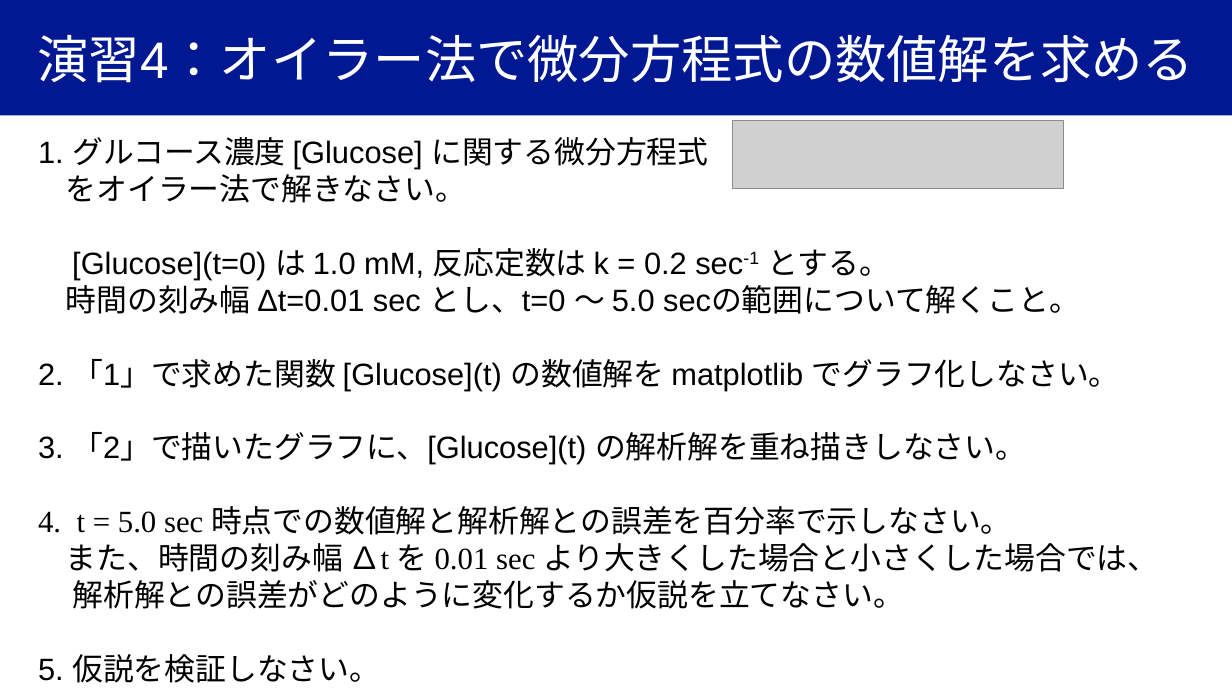
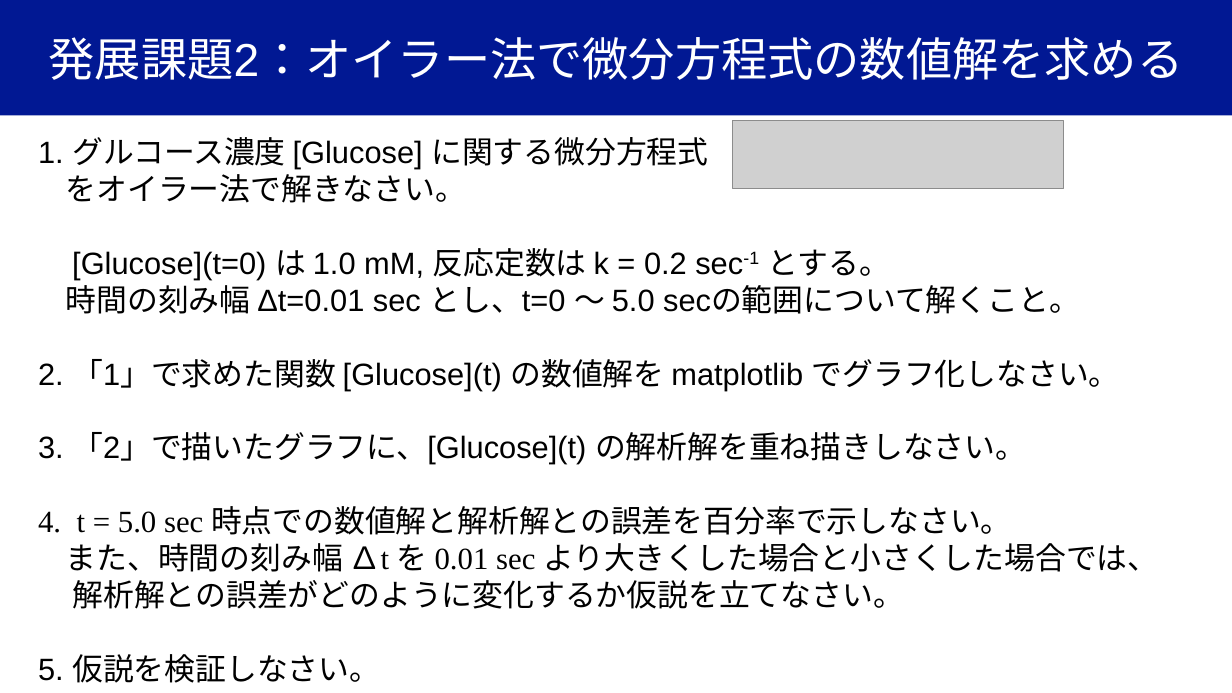
Before and after one commit to YugiLab/Lectures, a slide deck: slide 27 of DS2_2026/Day1/yugi_lecture1_ode.pptx (slide 21 before the commit). Drawn at 1232x693 pixels with LibreOffice and Linux fonts; fonts in the diff are those of the drawing; grey boxes stand for pictures. Boxes give left, top, right and bottom in pixels: in the first picture for what was removed or moved away, otherwise in the second. Text is boxed around its words. In the diff, an @@ line names an element or a change of style, - is before the commit and + after.

Commit message:
advanced assignments
いくつかの演習を発展課題に移動

```diff
--- a/DS2_2026/Day1/yugi_lecture1_ode.pptx
+++ b/DS2_2026/Day1/yugi_lecture1_ode.pptx
@@ title at [49, 37, 1183, 80]: text changed; size 40 to 36 pt @@
-演習4：オイラー法で微分方程式の数値解を求める
+発展課題2：オイラー法で微分方程式の数値解を求める
```
Also in this commit, not shown: 8 other slides changed, 4 slides added, 2 slides removed, 2 other files.
